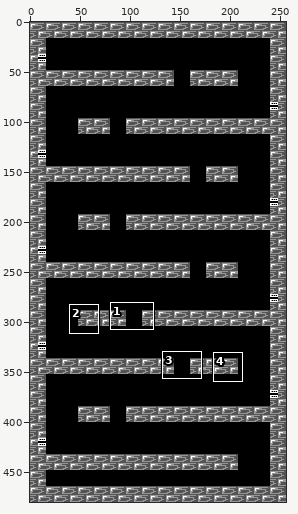
Sprite sheet -- resources/Background/LevelUpAndDown/LevelUpAndDown.png. Above: a wide view before the commit, with the close-up outlined.
Close-up. First the earlier version:
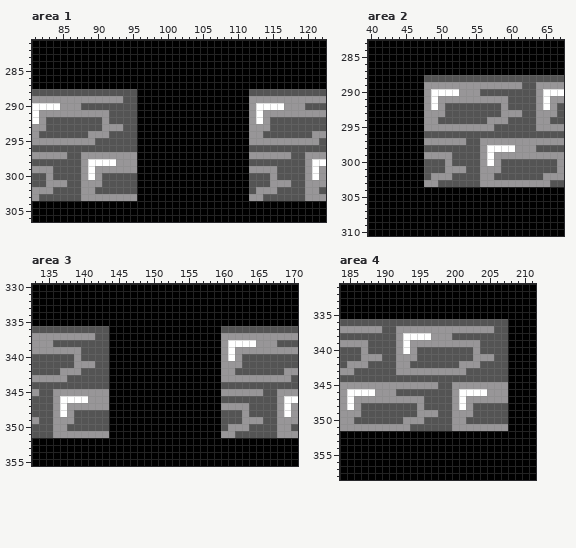
The file is 256x480 pixels. Shown: area 1: x 81..122, y 281..306; area 2: x 40..67, y 283..310; area 3: x 133..170, y 330..355; area 4: x 184..211, y 331..358. The commit also changed other parts of the picture, which this record leaves out.
After:
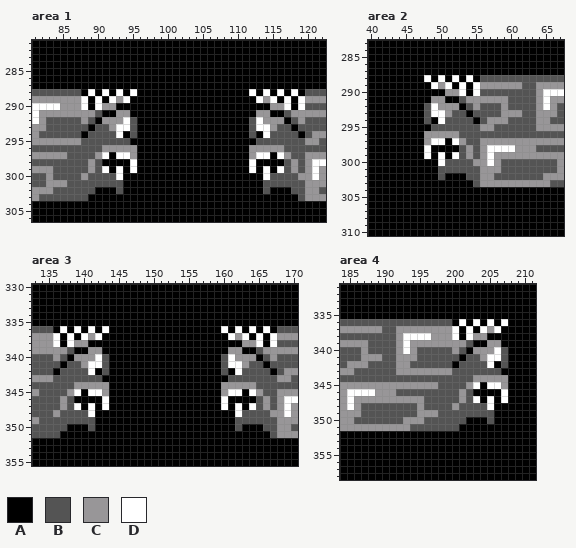
Palette (. is transparent): A #000000  B #545454  C #989698  D #ffffff
Edits made:
Changed rows in their new state; - is an unchanged pixel.
Area 1:
first column x 88:
288 ADADADAD----------------DADADADA
289 DADAD-DA----------------AD-DADAD
290 DADCCAAA----------------AAACCDAD
291 --BAACCA----------------AC-AAB--
292 C-A-CCD-----------------B--CCA-C
293 -A-B-DD-----------------BDDC--A-
294 ABBB-DA-----------------BAD----A
295 BB-----A----------------ABBBBBBB
296 ---CCCCC----------------CCCCC---
297 BB-DADD------------------DDAD---
298 BCBAAAAD----------------DAAAA-C-
299 BCBDADAD----------------DADAD-C-
300 -BB--DAA----------------AADB---C
301 BBB---AA----------------AA-BBB--
302 BBAAA-AA----------------AABAAA--
303 BAAAAAAA----------------AAAAAAA-
Area 2:
first column x 48:
288 DADADADA
289 AD-DADAD
290 AAACCDAD
291 AC-AAB--
292 B--CCA-C
293 BDDC--A-
294 BAD----A
295 ABBBBBBB
296 CCCCC---
297 -DDAD---
298 DAAAA-C-
299 DADAD-C-
300 AADB---C
301 AA-BBB--
302 AABAAA--
303 AAAAAAA-
Area 3:
first column x 136:
336 ADADADAD----------------DADADADA
337 DADAD-DA----------------AD-DADAD
338 DADCCAAA----------------AAACCDAD
339 --BAACCA----------------AC-AAB--
340 C-A-CCD-----------------B--CCA-C
341 -A-B-DD-----------------BDDC--A-
342 ABBB-DA-----------------BAD----A
343 BB-----A----------------ABBBBBBB
344 ---CCCCC----------------CCCCC---
345 BB-DADD------------------DDAD---
346 BCBAAAAD----------------DAAAA-C-
347 BCBDADAD----------------DADAD-C-
348 -BB--DAA----------------AADB---C
349 BBB---AA----------------AA-BBB--
350 BBAAA-AA----------------AABAAA--
351 BAAAAAAA----------------AAAAAAA-
Area 4:
first column x 200:
336 ADADADAD
337 DADAD-DA
338 DADCCAAA
339 --BAACCA
340 C-A-CCD-
341 -A-B-DD-
342 ABBB-DA-
343 BB-----A
344 ---CCCCC
345 BB-DADD-
346 BCBAAAAD
347 BCBDADAD
348 -BB--DAA
349 BBB---AA
350 BBAAA-AA
351 BAAAAAAA
Pixel boxes of the changes (left, top, right, bottom) in both close-ups:
changed: (81, 89, 137, 201)
changed: (249, 89, 305, 201)
changed: (424, 75, 480, 187)
changed: (53, 326, 109, 438)
changed: (221, 326, 277, 438)
changed: (452, 319, 508, 431)
